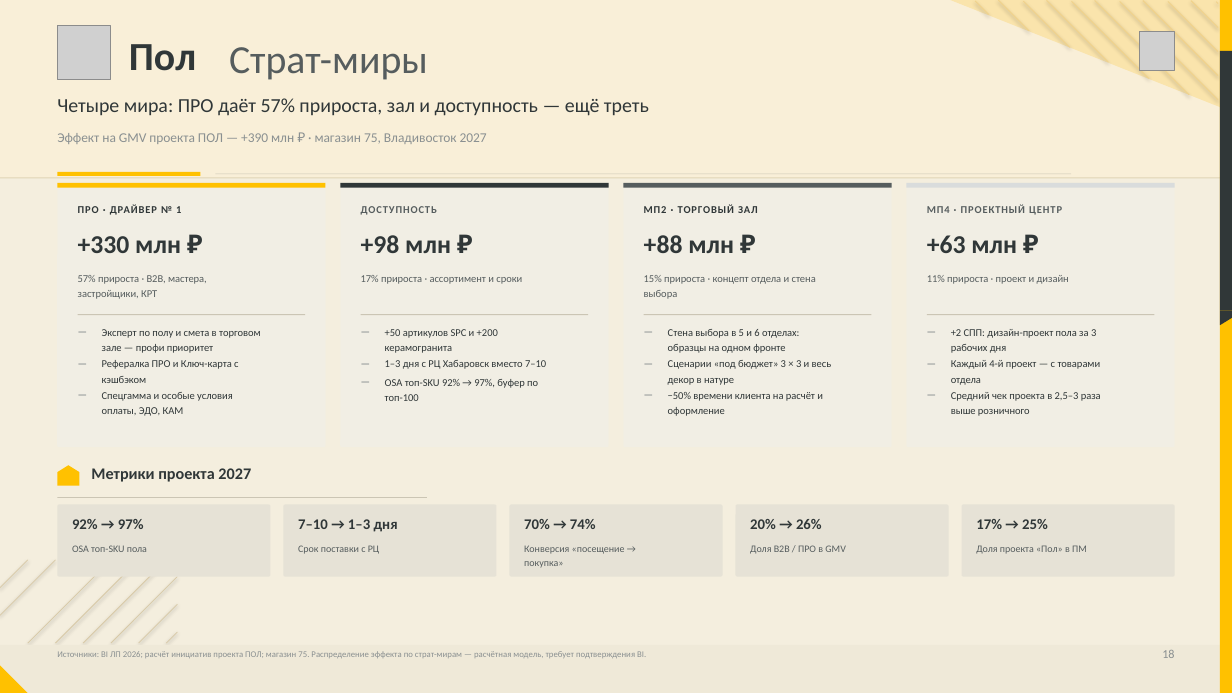
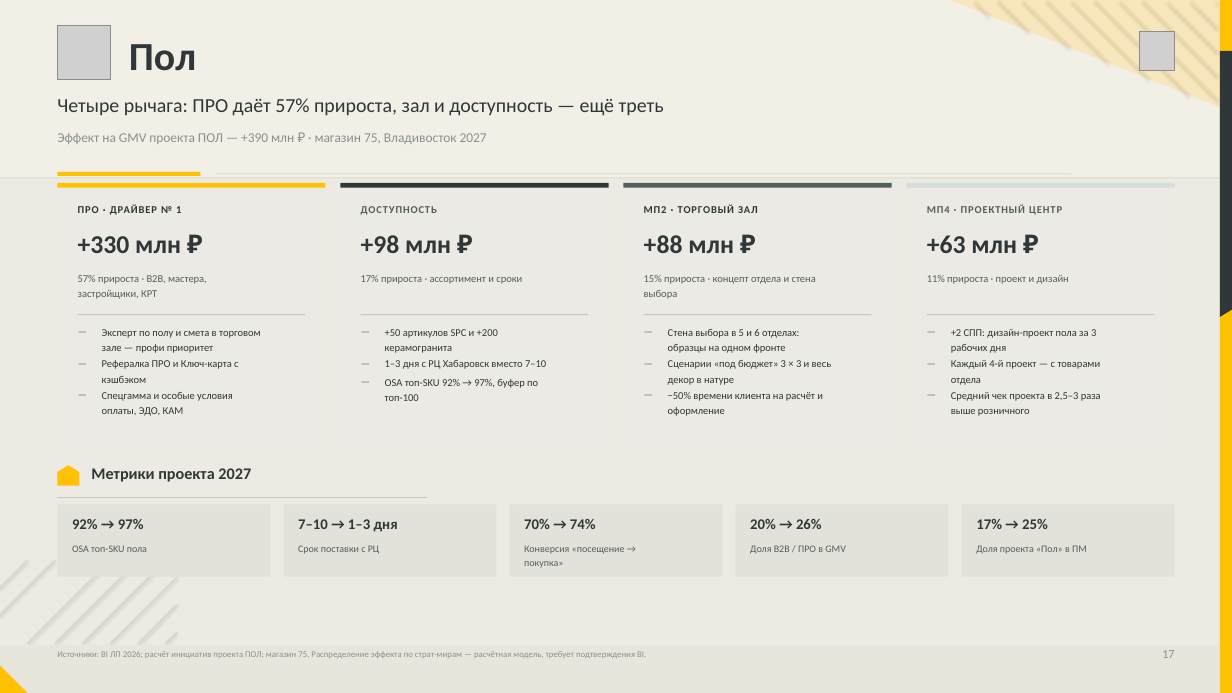
Before and after one commit to dmitrypalych44-ai/power-point, a slide deck: slide 17 of deliverables/deck.pptx (slide 18 before the commit). Drawn at 1232x693 pixels with LibreOffice and Linux fonts; fonts in the diff are those of the drawing; grey boxes stand for pictures. Boxes give left, top, right and bottom in pixels: in the first picture for what was removed or moved away, otherwise in the second. Text is boxed around its words. In the diff, an @@ line names an element or a change of style, - is before the commit and + after.

```diff
--- a/deliverables/deck.pptx
+++ b/deliverables/deck.pptx
@@ rectangle at (0, 0, 1232, 693): fill #F4EEDE to #ECEAE2 @@
@@ rectangle at (0, 0, 1232, 177): fill #F9EFD8 to #F1EFE6 @@
@@ freeform shape at (950, 0, 1220, 107): fill #FAE4AC to #F8E7BC @@
@@ line (975, 1) - (989, 15): stroke #F1D28A 0.7 pt to #EFDCA8 0.7 pt @@
@@ line (998, 0) - (1030, 31): stroke #F1D28A 0.7 pt to #EFDCA8 0.7 pt @@
@@ line (1024, 1) - (1070, 47): stroke #F1D28A 0.7 pt to #EFDCA8 0.7 pt @@
@@ line (1047, 0) - (1108, 62): stroke #F1D28A 0.7 pt to #EFDCA8 0.7 pt @@
@@ line (1072, 1) - (1149, 79): stroke #F1D28A 0.7 pt to #EFDCA8 0.7 pt @@
@@ line (1095, 0) - (1189, 95): stroke #F1D28A 0.7 pt to #EFDCA8 0.7 pt @@
@@ line (1120, 2) - (1218, 100): stroke #F1D28A 0.7 pt to #EFDCA8 0.7 pt @@
@@ line (1143, 1) - (1218, 76): stroke #F1D28A 0.7 pt to #EFDCA8 0.7 pt @@
@@ line (1168, 2) - (1218, 52): stroke #F1D28A 0.7 pt to #EFDCA8 0.7 pt @@
@@ line (1191, 1) - (1218, 28): stroke #F1D28A 0.7 pt to #EFDCA8 0.7 pt @@
@@ line (1216, 2) - (1218, 4): stroke #F1D28A 0.7 pt to #EFDCA8 0.7 pt @@
@@ text removed at (229, 47, 428, 80) @@
-Страт-миры
@@ rectangle: place and size @@
-rectangle at (1220, 51, 1232, 311)
+rectangle at (1220, 51, 1232, 302)
@@ text at (57, 98, 664, 116): text changed @@
-Четыре мира: ПРО даёт 57% прироста, зал и доступность — ещё треть
+Четыре рычага: ПРО даёт 57% прироста, зал и доступность — ещё треть
@@ rectangle at (0, 177, 1232, 178): fill #E2D5B4 to #DEDCCF @@
@@ rectangle at (215, 174, 1071, 175): fill #CBC5B4 to #C8C7BE @@
@@ freeform shape: place and size @@
-freeform shape at (1220, 311, 1232, 325)
+freeform shape at (1220, 302, 1232, 317)
@@ rounded rectangle at (57, 505, 271, 577): fill #E6E2D6 to #E2E1DA @@
@@ line (0, 588) - (28, 560): stroke #D8C9A6 0.6 pt to #D3D1C4 0.6 pt @@
@@ line (0, 616) - (55, 560): stroke #D8C9A6 0.6 pt to #D3D1C4 0.6 pt @@
@@ line (111, 560) - (28, 643): stroke #D8C9A6 0.6 pt to #D3D1C4 0.6 pt @@
@@ line (139, 560) - (55, 643): stroke #D8C9A6 0.6 pt to #D3D1C4 0.6 pt @@
@@ line (166, 560) - (83, 643): stroke #D8C9A6 0.6 pt to #D3D1C4 0.6 pt @@
@@ line (177, 577) - (111, 643): stroke #D8C9A6 0.6 pt to #D3D1C4 0.6 pt @@
@@ line (177, 604) - (139, 643): stroke #D8C9A6 0.6 pt to #D3D1C4 0.6 pt @@
@@ rectangle at (0, 645, 1220, 693): fill #EFE9D8 to #E7E5DC @@
@@ line (177, 632) - (166, 643): stroke #D8C9A6 0.6 pt to #D3D1C4 0.6 pt @@
@@ text at (1162, 650, 1174, 658): text changed @@
-18
+17
```
Also in this commit, not shown: 36 other slides changed, 3 slides added, 4 slides removed, 57 other files.
